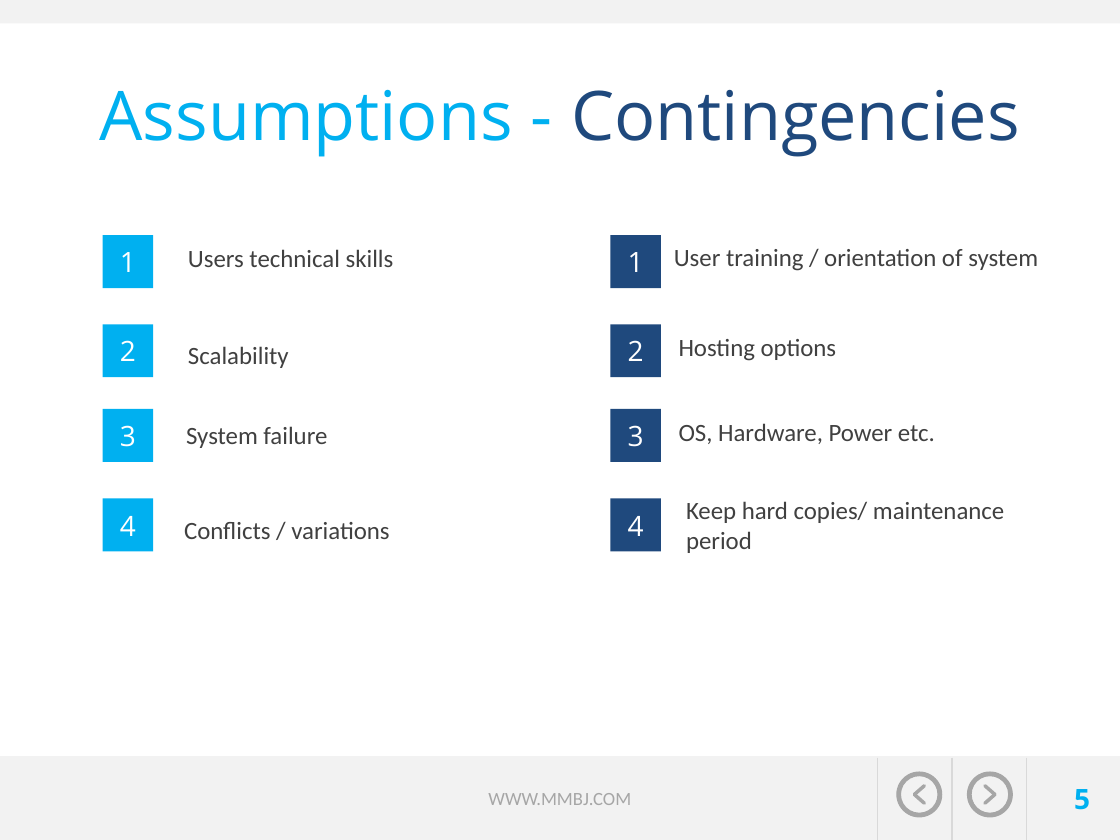
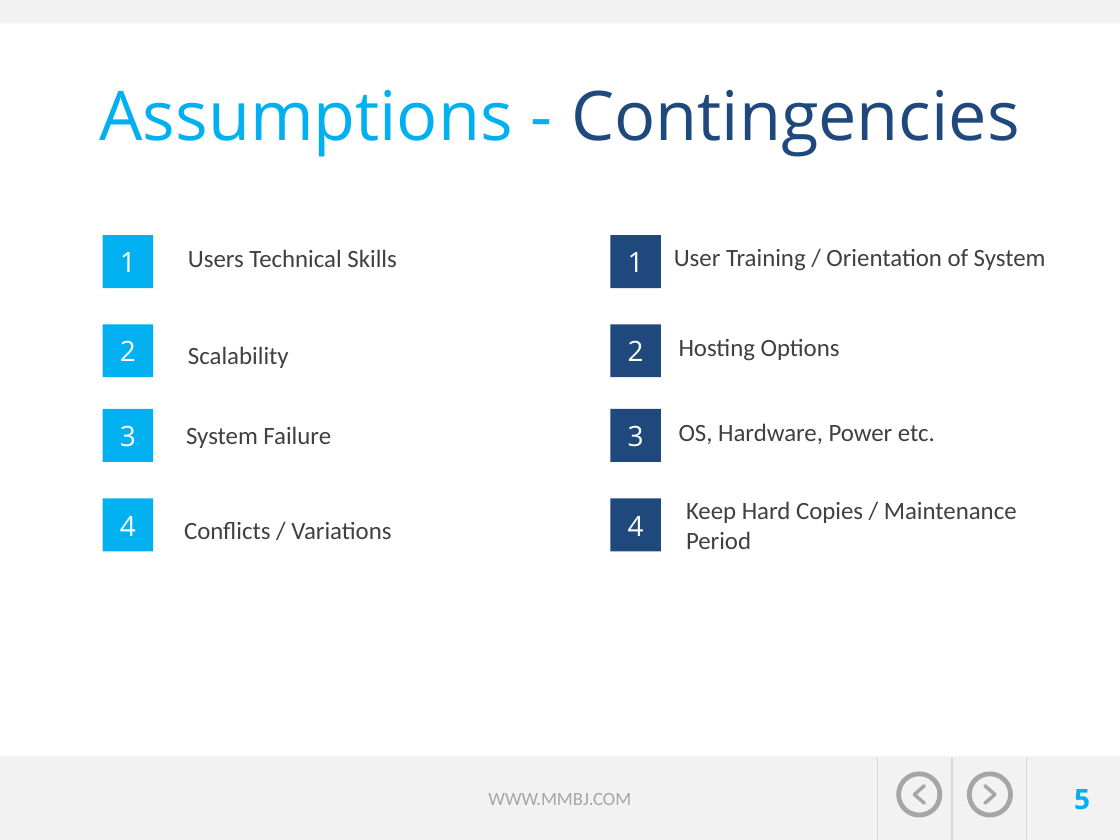
Before and after one commit to jvector-solutions/SAIT-OOSD-Team5, a slide deck: slide 5 of presentation/Travel expert presentation_Group5-John-Megha-Brian-Mahmood.pptx. Drawn at 1120x840 pixels with LibreOffice and Linux fonts; fonts in the diff are those of the drawing; background and template pictures are left out. Boxes give left, top, right and bottom in pixels: in the first picture for what was removed or moved away, otherwise in the second. Text is boxed around its words. In the diff, an @@ line names an element or a change of style, - is before the commit and + after.

```diff
--- a/presentation/Travel expert presentation_Group5-John-Megha-Brian-Mahmood.pptx
+++ b/presentation/Travel expert presentation_Group5-John-Megha-Brian-Mahmood.pptx
@@ text at bbox=[188, 249, 397, 267]: text changed @@
-Users technical skills
+Users Technical Skills
@@ text at bbox=[674, 249, 1046, 271]: text changed @@
-User training / orientation of system
+User Training / Orientation of System
@@ text at bbox=[679, 339, 840, 361]: text changed @@
-Hosting options
+Hosting Options
@@ text at bbox=[186, 426, 331, 448]: text changed @@
-System failure
+System Failure
@@ text at bbox=[686, 501, 1017, 549]: text changed @@
-Keep hard copies/ maintenance period
+Keep Hard Copies / Maintenance Period
@@ text at bbox=[184, 522, 391, 539]: text changed @@
-Conflicts / variations
+Conflicts / Variations
```
Also in this commit, not shown: 7 other slides changed, 1 slide added, 1 other file.
